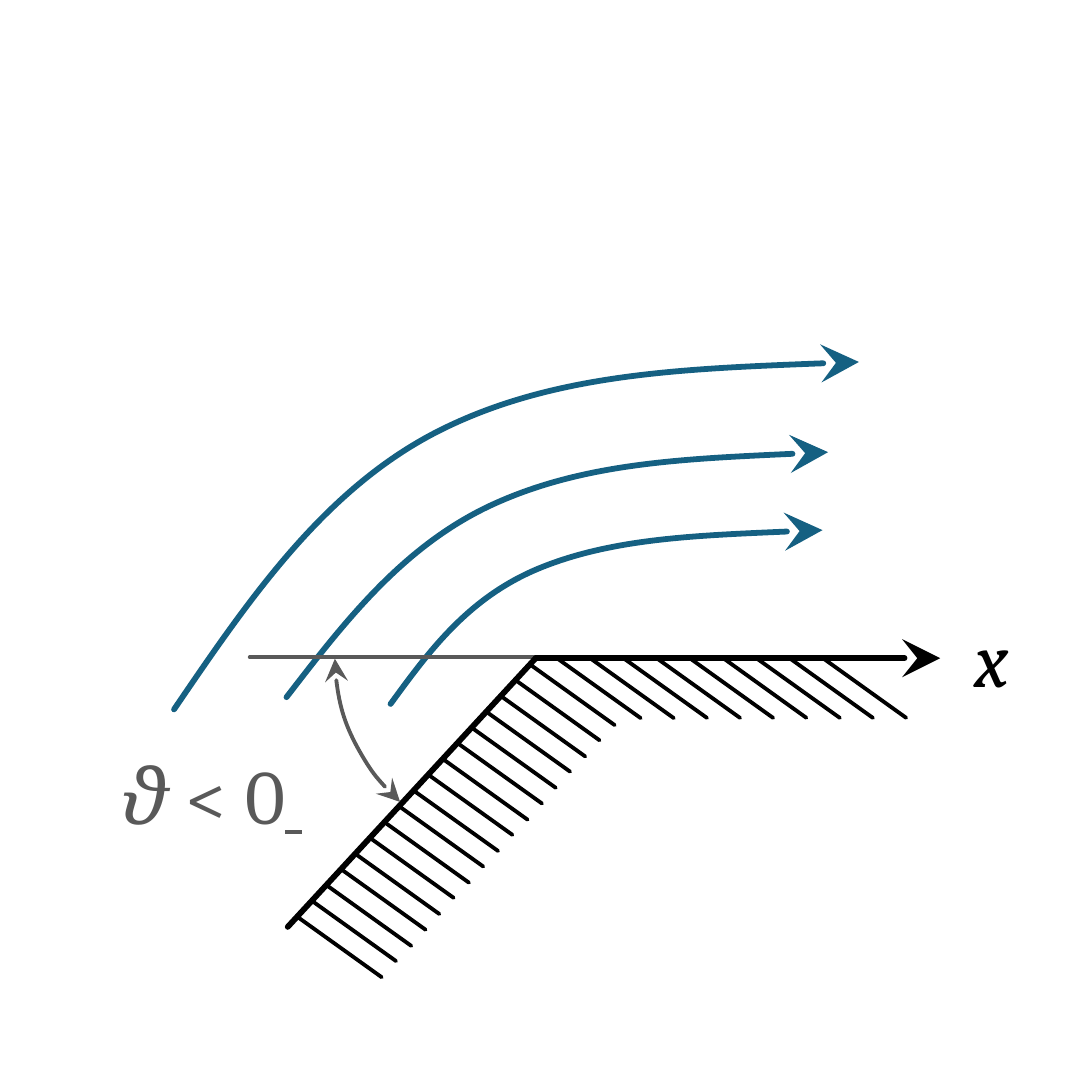
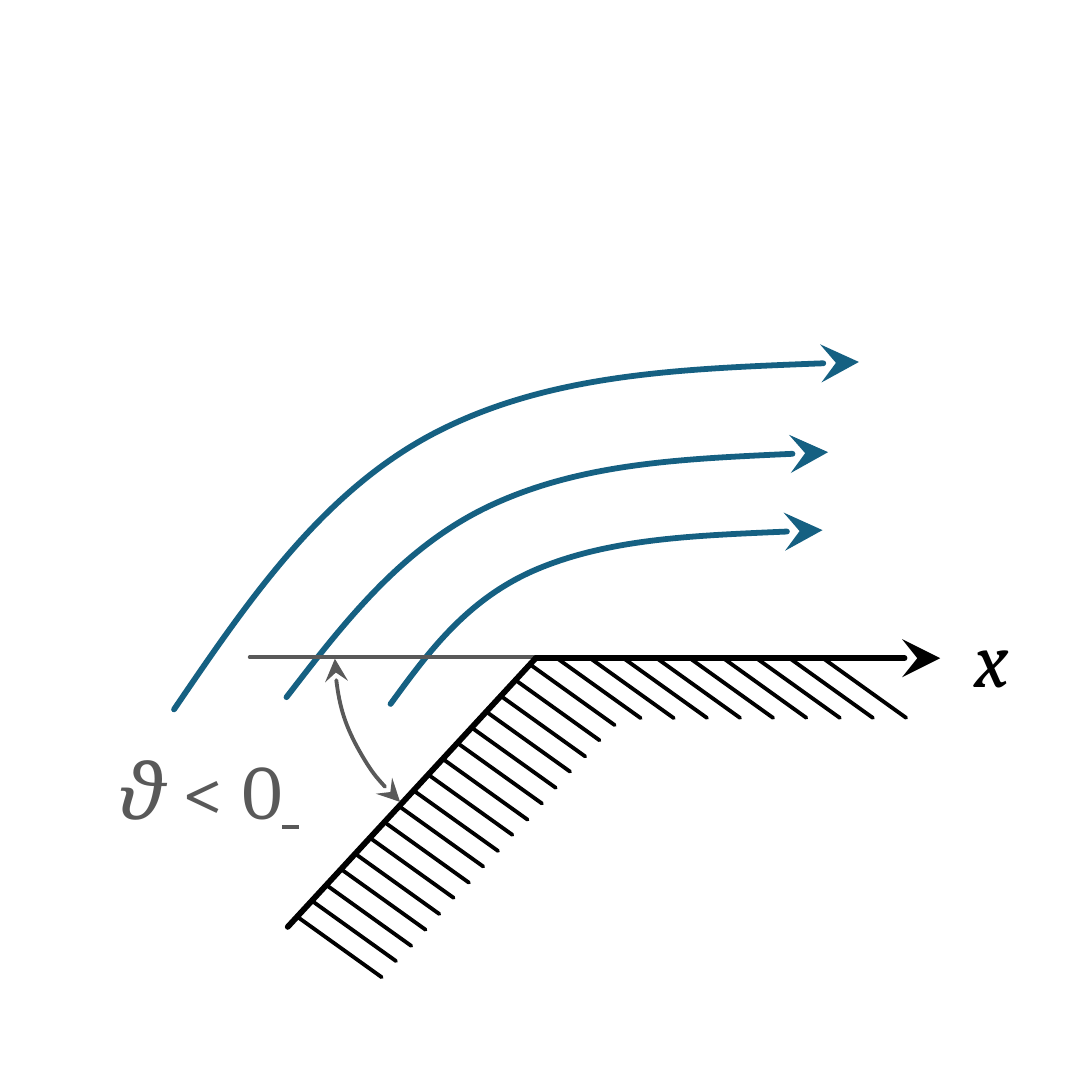
Before and after one commit to m4zeRobot/Project-FoSa, a slide deck: slide 5 of Strömungslehre 2/images/SL2-Images.pptx. Drawn at 1092x1092 pixels with LibreOffice and Linux fonts; fonts in the diff are those of the drawing. Boxes give left, top, right and bottom in pixels: in the first picture for what was removed or moved away, otherwise in the second. Text is boxed around its words. In the diff, an @@ line names an element or a change of style, - is before the commit and + after.

```diff
--- a/Strömungslehre 2/images/SL2-Images.pptx
+++ b/Strömungslehre 2/images/SL2-Images.pptx
@@ text "ϑ < 0": place and size @@
-text "ϑ < 0" at bbox=[122, 765, 285, 825]
+text "ϑ < 0" at bbox=[119, 760, 282, 820]
```
Also in this commit, not shown: 2 other slides changed, 5 other files.
